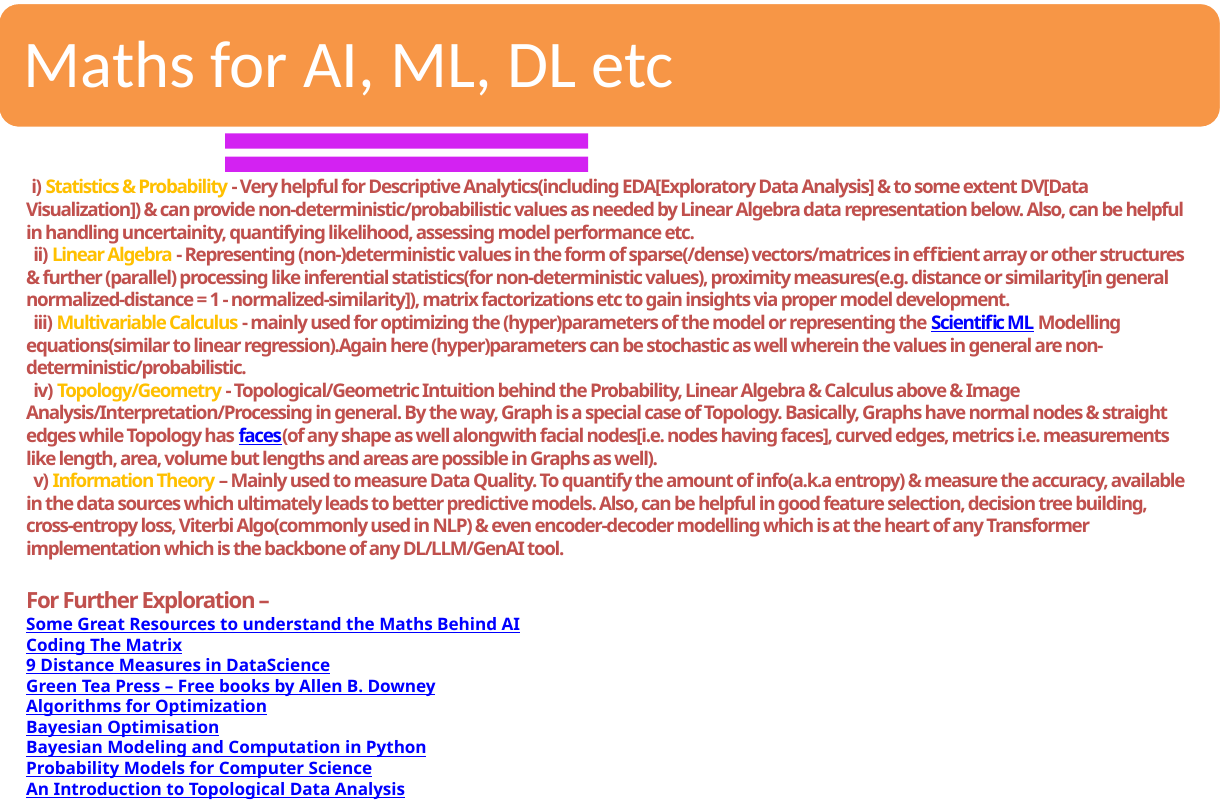
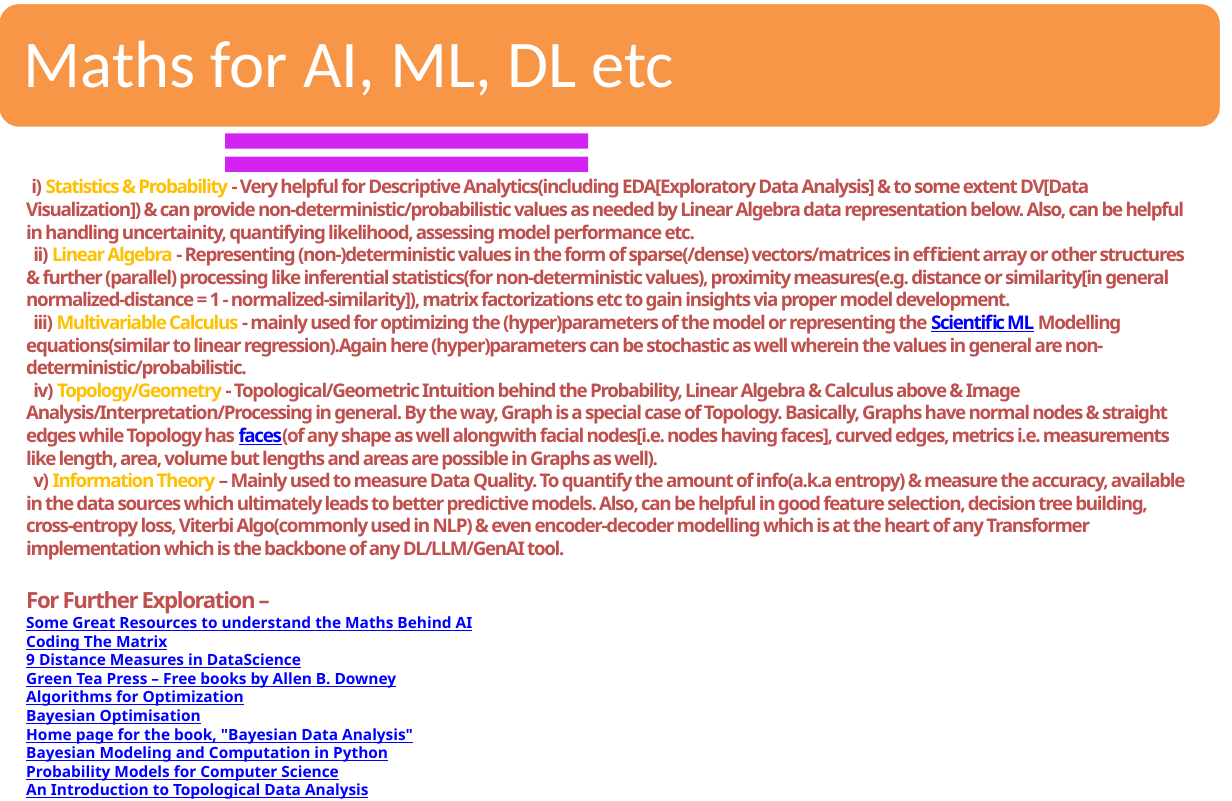
Before and after one commit to sandipray63in/Some_Self_Learning_Decks, a slide deck: slide 10 of AI, ML, DL & Related Topics(WIP).pptx (slide 8 before the commit). Drawn at 1232x801 pixels with LibreOffice and Linux fonts; fonts in the diff are those of the drawing. Boxes give left, top, right and bottom in pixels: in the first picture for what was removed or moved away, otherwise in the second. Text is boxed around its words. In the diff, an @@ line names an element or a change of style, - is before the commit and + after.

```diff
--- a/AI, ML, DL & Related Topics(WIP).pptx
+++ b/AI, ML, DL & Related Topics(WIP).pptx
@@ text at <box>26,616,473,799</box>: size 10 to 9 pt in "Some Great Resources to understand the Maths ...", "Coding The Matrix", "9 Distance Measures in DataScience", "Green Tea Press – Free books by ..." and 5 more places @@
@@ text at <box>26,728,413,744</box>: paragraph added @@
+Home page for the book, "Bayesian Data Analysis"
```
Also in this commit, not shown: 7 other slides changed, 8 slides added.
